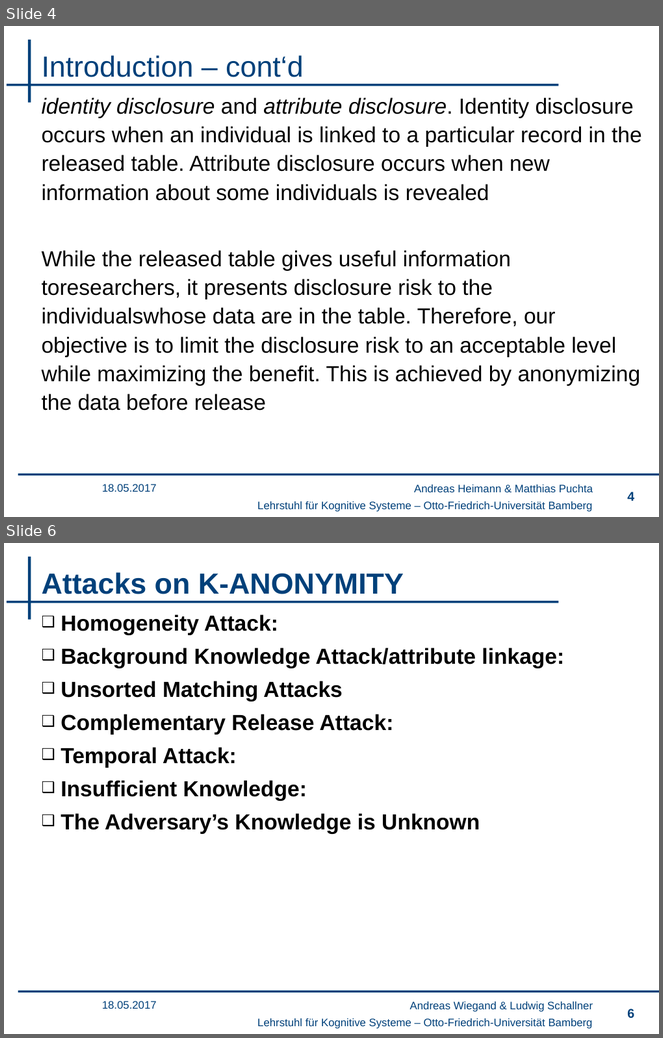
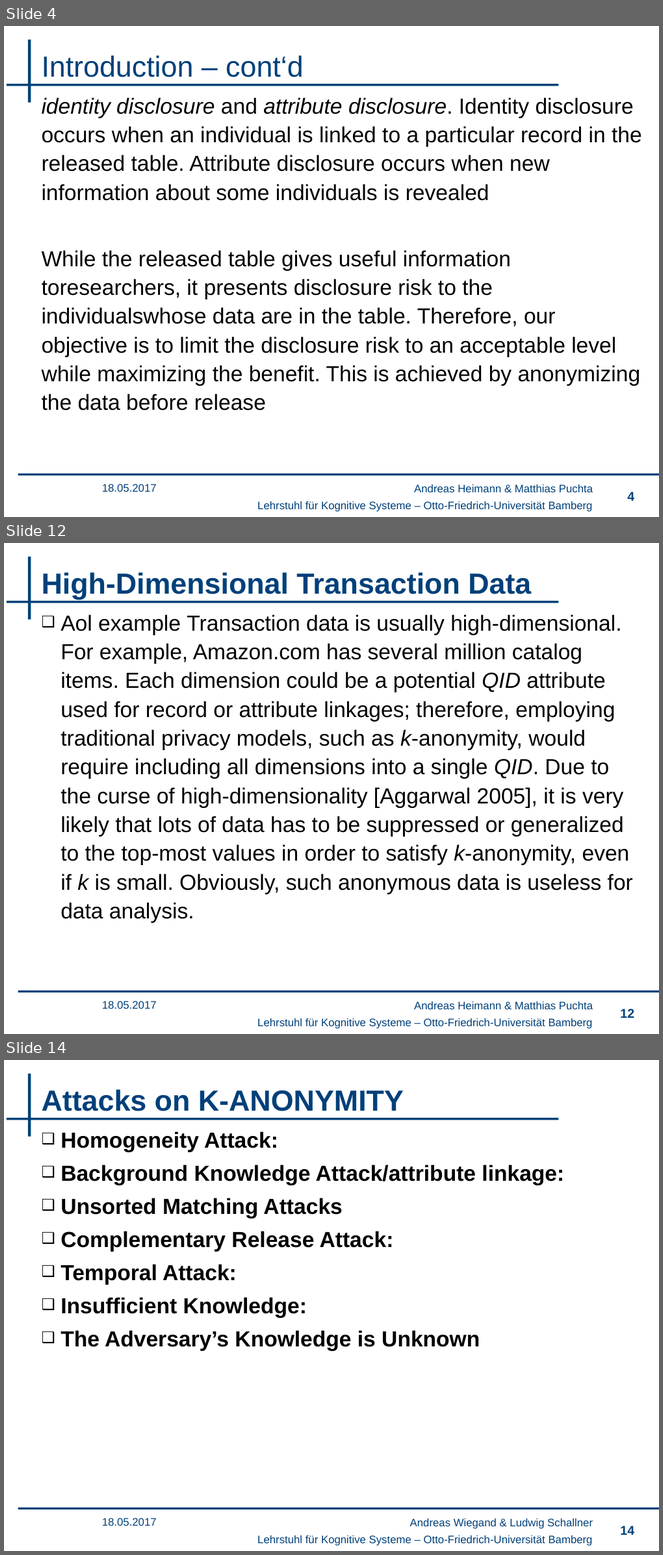
Before and after one commit to wsgan001/PSI-MSem, a slide deck: presentation/sicherheits.pptx. Shown one above the other, each under a label of ours: slides 4 and 6 before the commit, slides 4, 12 and 14 after it; the slides between them are not shown. The pictures are 663x1038 and 663x1555 pixels, drawn with LibreOffice and Linux fonts; fonts in the diff are those of the drawing; background and template pictures are left out. Boxes give left, top, right and bottom in pixels: in the first picture for what was removed or moved away, otherwise in the second. Text is boxed around its words. In the diff, an @@ line names an element or a change of style, - is before the commit and + after.

```diff
--- a/presentation/sicherheits.pptx
+++ b/presentation/sicherheits.pptx
@@ slide 12 added at box(4, 543, 659, 1034), background #FFFFFF; not listed: 4 template elements that a slide beside it also shows @@
@@ title added at box(42, 572, 531, 600), 32 pt, text #00407A, bold @@
+High-Dimensional Transaction Data
@@ text added at box(61, 615, 633, 923), 24 pt, text #000000 @@
+❑ Aol example Transaction data is usually high-dimensional. For example, Amazon.com has several million catalog items. Each dimension could be a potential QID attribute used for record or attribute linkages; therefore, employing traditional privacy models, such as k-anonymity, would require including all dimensions into a single QID. Due to the curse of high-dimensionality [Aggarwal 2005], it is very likely that lots of data has to be suppressed or generalized to the top-most values in order to satisfy k-anonymity, even if k is small. Obviously, such anonymous data is useless for data analysis.
@@ text added at box(102, 1001, 157, 1009), 12 pt, text #00407A @@
+18.05.2017
@@ text added at box(414, 1002, 593, 1010), 12 pt, text #00407A @@
+Andreas Heimann & Matthias Puchta
@@ page number added at box(620, 1009, 634, 1018), 14 pt, text #00407A @@
+12
@@ what was slide 6 is now slide 14 @@
@@ page number at box(620, 1526, 634, 1535): text changed @@
-6
+14
```
Also in this commit, not shown: 3 slides changed, 8 other slides added.
